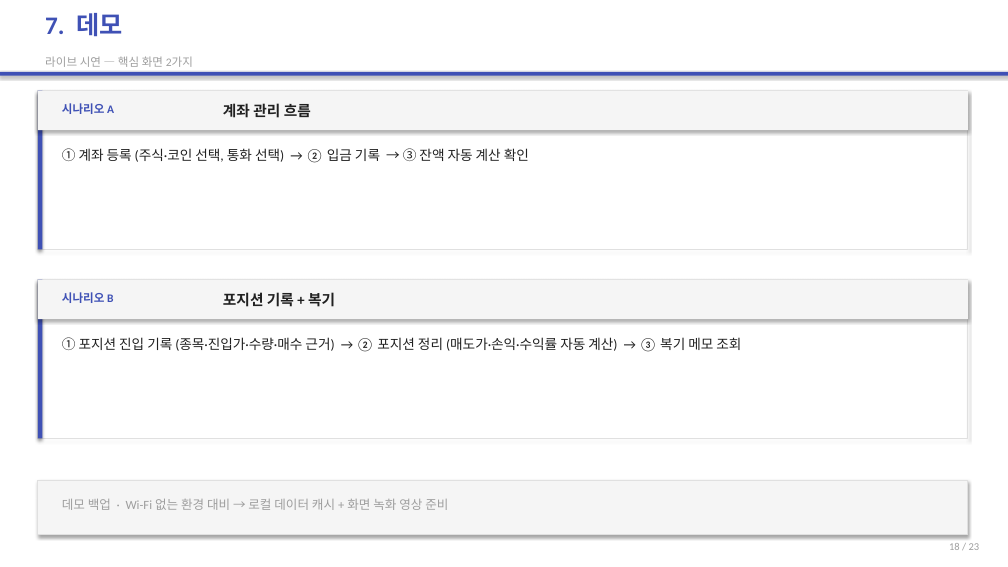
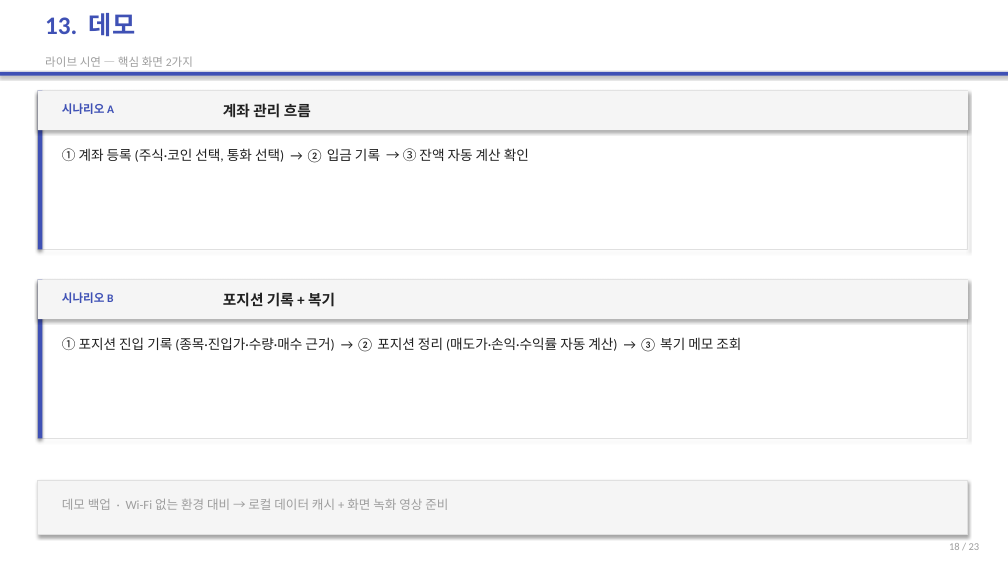
Before and after one commit to 2022136020/project_c, a slide deck: slide 18 of portfolio-tracker/presentation/portfolio-tracker-final.pptx. Drawn at 1008x567 pixels with LibreOffice and Linux fonts; fonts in the diff are those of the drawing. Boxes give left, top, right and bottom in pixels: in the first picture for what was removed or moved away, otherwise in the second. Text is boxed around its words. In the diff, an @@ line names an element or a change of style, - is before the commit and + after.

```diff
--- a/portfolio-tracker/presentation/portfolio-tracker-final.pptx
+++ b/portfolio-tracker/presentation/portfolio-tracker-final.pptx
@@ text at bbox=[45, 13, 135, 37]: text changed @@
-7. 데모
+13. 데모
```
Also in this commit, not shown: 13 other slides changed, 1 other file.
